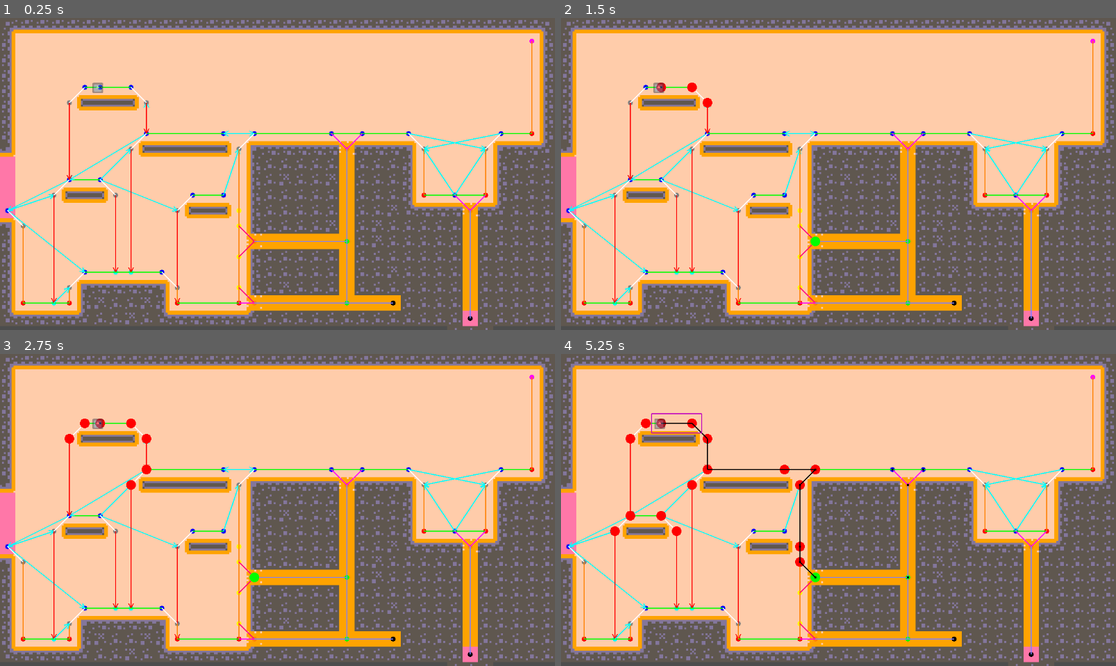
Above: before the commit, frames 1-4 (two rows, left to right).
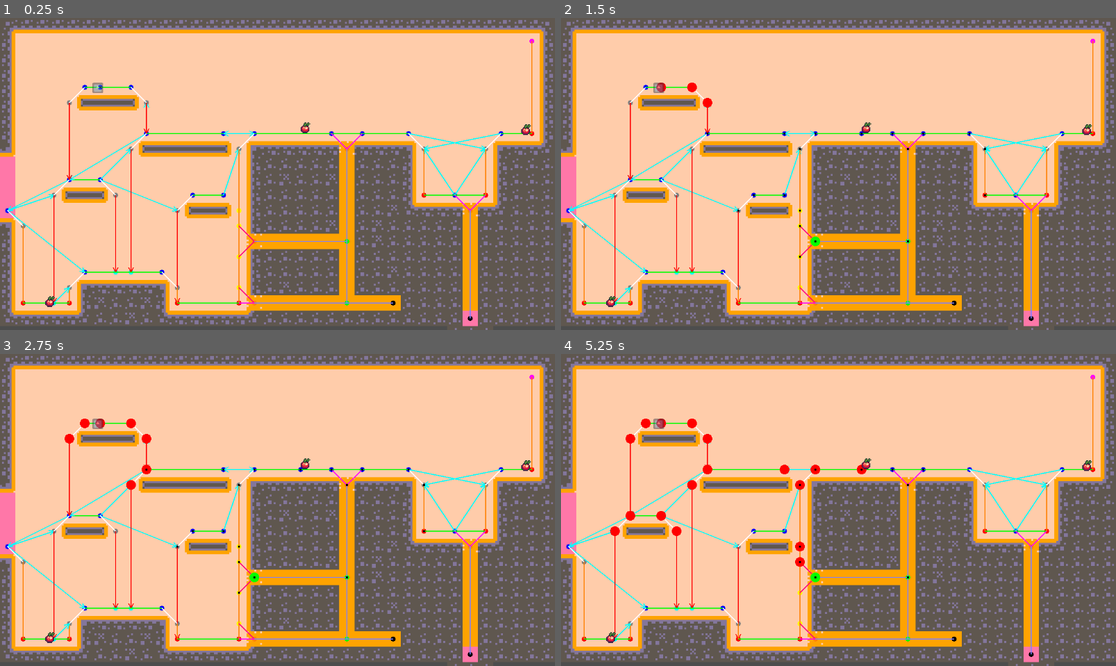
Above: after the commit, the same moments.

Repository: marolmmar1/TFG
Game: Godot game, scene res://Develop/Bioma.tscn
The game is run twice, just before and just after one commit, with the same random seed, the same clock (stepped at 60 frames per second) and the same inputs. The engine's default icon, where the game draws it, is replaced by a stand-in: a white triangle on a blue panel in a dark square.
Inputs (mouse positions are in pixels of both pictures, inside the frame that each line leads up to):
- Up to frame 1 (0.25 s): no input
- Up to frame 2 (1.5 s): tap Enter at 0.5 s; move the mouse to (810, 236) at 0.52 s; click (810, 236) at 0.67 s; tap Space at 1.25 s; drag from (1005, 220) to (566, 189) at 1.27 s
- Up to frame 3 (2.75 s): tap Enter at 2 s; move the mouse to (111, 463) at 2.02 s; click (111, 463) at 2.17 s
- Up to frame 4 (5.25 s): drag from (866, 510) to (672, 463) at 2.77 s; tap Space at 3.5 s; move the mouse to (755, 432) at 3.52 s; click (755, 432) at 3.67 s; drag from (960, 494) to (566, 525) at 4.27 s; tap Enter at 5 s; move the mouse to (727, 525) at 5.02 s; click (727, 525) at 5.17 s

The runs differ from the first frame. In frame 1, 0.1% of the frame differs, in the area x 8-96%, y 33-93%; in frame 2, 0.2%; in frame 3, 0.2%; in frame 4, 0.5%, in the area x 8-96%, y 18-93%.
Error after the commit: Invalid access to property or key 'health' on a base object of type 'null instance'. (res://LowLevelState/low_level_state_manager.gd:14)

Commit message:
base state

Diff:
--- a/AStarGraph/AStar.tscn
+++ b/AStarGraph/AStar.tscn
@@ -6,7 +6,7 @@
 [ext_resource type="Script" path="res://AStarGraph/link_helper.gd" id="4_sgoau"]
 [ext_resource type="Script" path="res://AStarGraph/creature_node_monitor.gd" id="5_es240"]
 
-[node name="AStar" type="Node2D"]
+[node name="AStarGraph" type="Node2D"]
 script = ExtResource("1_k4lbb")
 
 [node name="TileMapHelper" type="Node" parent="."]
--- a/Creatures/GroundCreature/GroundCreature.tscn
+++ b/Creatures/GroundCreature/GroundCreature.tscn
@@ -113,5 +113,7 @@
 [node name="AstarAI" type="Node" parent="AI"]
 script = ExtResource("15_moayh")
 
+[node name="LowLevelAI" type="Node" parent="AI"]
+
 [node name="AITimer" type="Timer" parent="."]
 one_shot = true
--- a/Creatures/GroundCreature/ground_creature.gd
+++ b/Creatures/GroundCreature/ground_creature.gd
@@ -5,9 +5,11 @@
 @export var raycasts_length = 25
 
 @export_category("Provided")
-@export var astar: Node2D
+@export var astar_graph: Node2D
+@export var low_level_state_manager: Node2D
 
 @onready var controller = $Controller
+@onready var data = $CreatureData
 @onready var ai = $AI
 @onready var ai_timer: Timer = $AITimer
 
@@ -29,7 +31,7 @@
 func _ready() -> void:
 
 	controller.init(self)
-	ai.init(astar, controller)
+	ai.init(astar_graph, controller, low_level_state_manager, self)
 
 	down_raycast.target_position = Vector2(0, raycasts_length)
 	up_raycast.target_position = Vector2(0, -raycasts_length)
--- a/Creatures/GroundCreature/ground_creature_ai.gd
+++ b/Creatures/GroundCreature/ground_creature_ai.gd
@@ -5,19 +5,28 @@
 @export var bounding_box_margin: float = 20.0
 
 @onready var astar_ai = $AstarAI
+@onready var low_level_ai = $LowLevelAI
 
 var astar_graph: Node2D
+var low_level_state_manager
 var controller
+var creature
+
 var path = []
 var path_index = 0
 var last_dist: float = 100000.0
+
+var current_low_level_action
+
 #DEBUG
 var target
 
 
-func init(_astar, _controller):
+func init(_astar, _controller, _low_level_state_manager, _creature):
 	self.astar_graph = _astar
 	self.controller = _controller
+	self.low_level_state_manager = _low_level_state_manager
+	self.creature = _creature
 
 	controller.on_change_state.connect(check_path_progress)
 
@@ -33,17 +42,20 @@
 
 #TODO pass to higher AI
 func tick():
-	if not path or path.is_empty():
-		return
-
-	# Check if we haven't stopped moving towards node
-	# There are cases where we miss the next node by a bit and are still withing the bounding box
-	if abs(controller.position.distance_to(astar_graph.tmhelper.to_world_position(path[path_index].to)) - last_dist) < 0.01:
-		# Recalculate A*
-		calculate_astar()
-
-	elif path and not path.is_empty():
-		last_dist = controller.position.distance_to(astar_graph.tmhelper.to_world_position(path[path_index].to))
+	if not current_low_level_action:
+		current_low_level_action = low_level_ai.calculate_action(low_level_state_manager.get_state(creature))
+	else:
+		if not path or path.is_empty():
+			return
+
+		# Check if we haven't stopped moving towards node
+		# There are cases where we miss the next node by a bit and are still withing the bounding box
+		if abs(controller.position.distance_to(astar_graph.tmhelper.to_world_position(path[path_index].to)) - last_dist) < 0.01:
+			# Recalculate A*
+			calculate_astar()
+
+		elif path and not path.is_empty():
+			last_dist = controller.position.distance_to(astar_graph.tmhelper.to_world_position(path[path_index].to))
 
 
 func _process(delta):
--- /dev/null
+++ b/Creatures/GroundCreature/low_level_ai.gd
@@ -0,0 +1,4 @@
+extends Node
+
+func calculate_action(state: LowLevelState) -> LowLevelAction:
+	return null
--- a/Develop/Bioma.tscn
+++ b/Develop/Bioma.tscn
@@ -1,8 +1,10 @@
-[gd_scene load_steps=6 format=3 uid="uid://ccf6t4ko0ds42"]
+[gd_scene load_steps=8 format=3 uid="uid://ccf6t4ko0ds42"]
 
 [ext_resource type="TileSet" uid="uid://b4u5e7btrs2ms" path="res://Zones/TestTileset.tres" id="1_chf4t"]
 [ext_resource type="PackedScene" uid="uid://ci6e23n678kxs" path="res://AStarGraph/AStar.tscn" id="2_hqvih"]
+[ext_resource type="Script" path="res://LowLevelState/low_level_state_manager.gd" id="3_djki7"]
 [ext_resource type="Script" path="res://Develop/Debug/target_spawner_debugger.gd" id="4_3moak"]
+[ext_resource type="PackedScene" uid="uid://dn72d1sk48sje" path="res://Props/Berry/Berry.tscn" id="5_wdfje"]
 [ext_resource type="PackedScene" uid="uid://dahmo14t7kdaw" path="res://Creatures/GroundCreature/GroundCreature.tscn" id="7_t4mvu"]
 
 [sub_resource type="RectangleShape2D" id="RectangleShape2D_wgtwq"]
@@ -30,16 +32,29 @@
 position = Vector2(0, -52.5)
 shape = SubResource("RectangleShape2D_wgtwq")
 
-[node name="AStar" parent="." node_paths=PackedStringArray("creature", "tilemap", "doors") instance=ExtResource("2_hqvih")]
+[node name="AStarGraph" parent="." node_paths=PackedStringArray("creature", "tilemap", "doors") instance=ExtResource("2_hqvih")]
 creature = NodePath("../Creature")
 tilemap = NodePath("../TileMap")
 doors = NodePath("../TileMap/Doors")
 
-[node name="Creature" parent="." node_paths=PackedStringArray("astar") instance=ExtResource("7_t4mvu")]
+[node name="LowLevelStateManager" type="Node2D" parent="."]
+script = ExtResource("3_djki7")
+
+[node name="Creature" parent="." node_paths=PackedStringArray("astar_graph", "low_level_state_manager") instance=ExtResource("7_t4mvu")]
 position = Vector2(203, 145)
-astar = NodePath("../AStar")
+astar_graph = NodePath("../AStarGraph")
+low_level_state_manager = NodePath("../LowLevelStateManager")
 
 [node name="TargetSpawnerDebugger" type="Node2D" parent="." node_paths=PackedStringArray("astar_graph", "creature")]
 script = ExtResource("4_3moak")
-astar_graph = NodePath("../AStar")
+astar_graph = NodePath("../AStarGraph")
 creature = NodePath("../Creature")
+
+[node name="Berry" parent="." instance=ExtResource("5_wdfje")]
+position = Vector2(104, 588)
+
+[node name="Berry2" parent="." instance=ExtResource("5_wdfje")]
+position = Vector2(634, 227)
+
+[node name="Berry3" parent="." instance=ExtResource("5_wdfje")]
+position = Vector2(1092, 231)
--- /dev/null
+++ b/LowLevelState/low_level_action.gd
@@ -0,0 +1,3 @@
+extends Node
+
+class_name LowLevelAction
--- /dev/null
+++ b/LowLevelState/low_level_state.gd
@@ -0,0 +1,31 @@
+
+class_name LowLevelState
+
+class Food:
+    var dist: int
+    var foodValue: int
+
+    func _init(_dist: int, _foodValue: int):
+        dist = _dist
+        foodValue = _foodValue
+
+class OtherCreature:
+    var dist: int
+    var foodValue: int
+    var threatLevel: int
+
+    func _init(_dist: int, _foodValue: int, _threatLevel: int):
+        dist = _dist
+        foodValue = _foodValue
+        threatLevel = _threatLevel
+
+var health: int
+var food: int
+var stamina: int
+
+var visible_items = []
+
+func _init(_health: int, _food: int, _stamina: int):
+    health = _health
+    food = _food
+    stamina = _stamina
--- /dev/null
+++ b/LowLevelState/low_level_state_manager.gd
@@ -0,0 +1,38 @@
+extends Node2D
+
+@export var healt_n: int = 4
+@export var food_n: int = 4
+@export var stamina_n: int = 4
+@export var dist_n: int = 4
+@export var max_considerable_distance: float = 1000
+@export var food_value_n: int = 4
+@export var max_food_value: float = 100
+
+
+func get_state(creature) -> LowLevelState:
+	var data = creature.data
+	var health = remap_and_quantize_value(data.health, 0, data.maxHealth, 0, healt_n)
+	var food = remap_and_quantize_value(data.food, 0, data.maxHunger, 0, food_n)
+	var stamina = remap_and_quantize_value(data.stamina, 0, data.maxStamina, 0, stamina_n)
+
+	var state = LowLevelState.new(health, food, stamina)
+
+	for node in get_tree().get_nodes_in_group("Food"):
+		var dist = remap_and_quantize_value(data.global_position.distance_to(node.global_position), 0, max_considerable_distance, 0, dist_n)
+		var foodValue = remap_and_quantize_value(node.foodValue, 0, max_food_value, 0, food_value_n)
+
+		state.visible_items.append(LowLevelState.Food.new(dist, foodValue))
+
+	return state
+
+func remap_and_quantize_value(value, min, max, new_min, new_max):
+	var v = value
+	if value > max:
+		v = max
+	if value < min:
+		v = min
+	var new_value = new_min + (v - min) * (new_max - new_min) / (max - min)
+	var quantized_value = floor(new_value)
+	if quantized_value == new_max:
+		quantized_value -= 1
+	return quantized_value
--- /dev/null
+++ b/Props/Berry/Berry.tres
@@ -0,0 +1,7 @@
+[gd_resource type="AtlasTexture" load_steps=2 format=3 uid="uid://cgpgs60ou4ifd"]
+
+[ext_resource type="Texture2D" uid="uid://cn1s1c7qoq8dp" path="res://Props/Berry/Fruit.png" id="1_kagku"]
+
+[resource]
+atlas = ExtResource("1_kagku")
+region = Rect2(0, 0, 16, 16)
--- /dev/null
+++ b/Props/Berry/Berry.tscn
@@ -0,0 +1,13 @@
+[gd_scene load_steps=3 format=3 uid="uid://dn72d1sk48sje"]
+
+[ext_resource type="Script" path="res://Props/Berry/berry.gd" id="1_uvv32"]
+[ext_resource type="Texture2D" uid="uid://cgpgs60ou4ifd" path="res://Props/Berry/Berry.tres" id="2_2dbi3"]
+
+[node name="Berry" type="Node2D" groups=["Food"]]
+position = Vector2(604, 236)
+script = ExtResource("1_uvv32")
+
+[node name="Fruit" type="Sprite2D" parent="."]
+texture_filter = 1
+scale = Vector2(2, 2)
+texture = ExtResource("2_2dbi3")
--- /dev/null
+++ b/Props/Berry/berry.gd
@@ -0,0 +1,11 @@
+extends Node2D
+
+var astar_graph
+
+func _ready() -> void:
+	astar_graph = $"../AStarGraph"
+
+	get_tree().create_timer(1.0).timeout.connect(init) #TODO make this not suck
+
+func init():
+	astar_graph.add_node(astar_graph.tmhelper.to_local_position(position), 10.0)
Binary file added: Props/Berry/Fruit.png
Not shown, added: Props/Berry/Fruit.png.import
